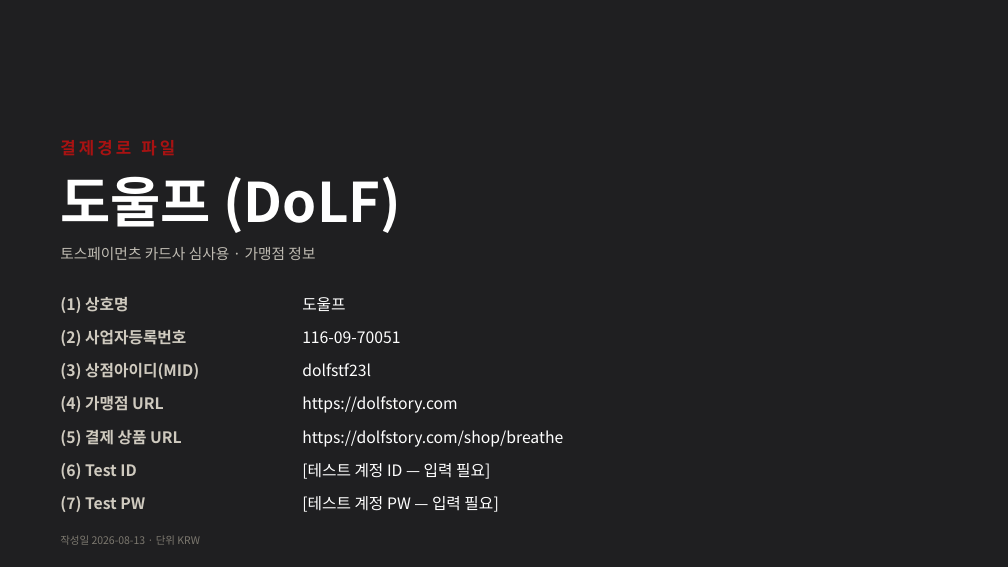
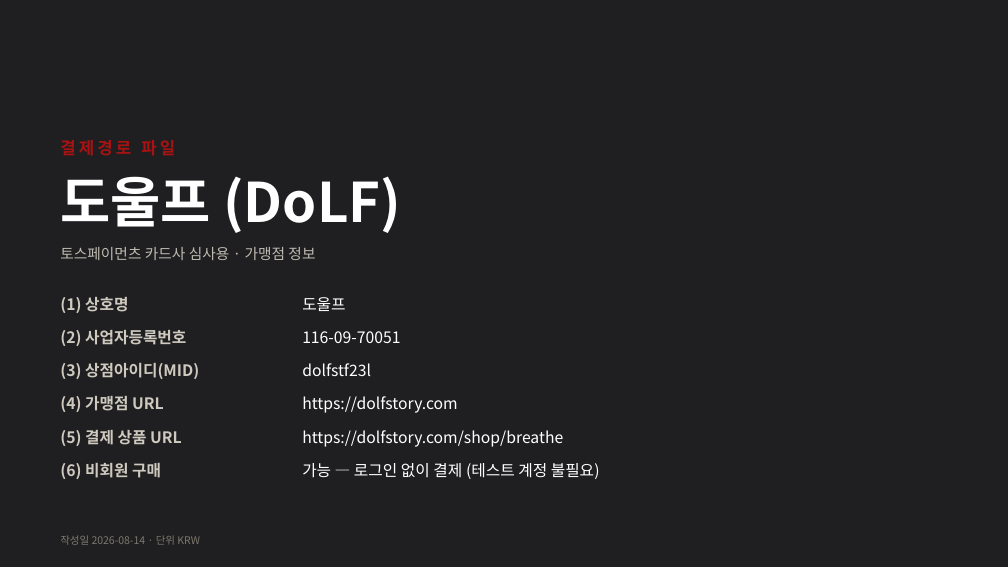
Before and after one commit to sophia-hye/dolf, a slide deck: slide 1 of docs/toss/DoLF_결제경로_초안.pptx. Drawn at 1008x567 pixels with LibreOffice and Linux fonts; fonts in the diff are those of the drawing. Boxes give left, top, right and bottom in pixels: in the first picture for what was removed or moved away, otherwise in the second. Text is boxed around its words. In the diff, an @@ line names an element or a change of style, - is before the commit and + after.

Commit message:
docs(toss): update payment-path deck for guest checkout
- ④ 로그인/회원가입 → "비회원 구매 경로" (로그인 불필요)
- 유의사항·표지·회신요약에서 테스트 계정 문구 제거
- 구매과정에 우편번호 검색(Daum) 항목 추가

```diff
--- a/docs/toss/DoLF_결제경로_초안.pptx
+++ b/docs/toss/DoLF_결제경로_초안.pptx
@@ text at box(60, 463, 161, 479): text changed @@
-(6) Test ID
+(6) 비회원 구매
@@ text at box(302, 463, 600, 479): text changed @@
-[테스트 계정 ID — 입력 필요]
+가능 — 로그인 없이 결제 (테스트 계정 불필요)
@@ text removed at box(60, 496, 145, 512) @@
-(7) Test PW
@@ text removed at box(302, 496, 498, 512) @@
-[테스트 계정 PW — 입력 필요]
@@ text at box(60, 535, 200, 545): text changed @@
-작성일 2026-08-13 · 단위 KRW
+작성일 2026-08-14 · 단위 KRW
```
Also in this commit, not shown: 4 other slides changed.
